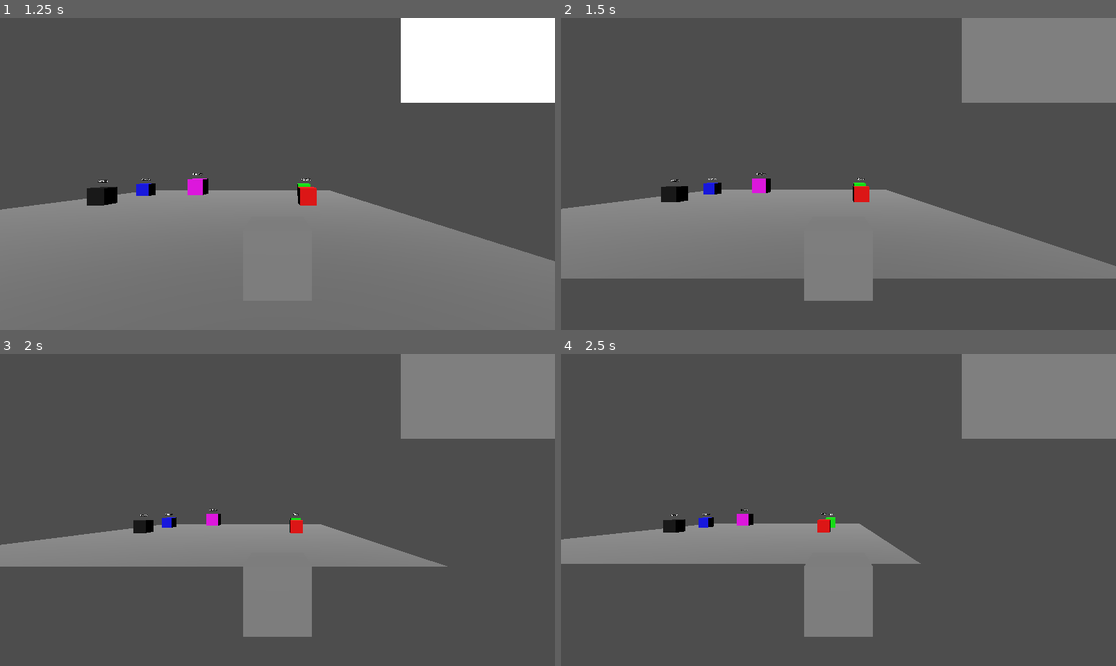
Above: before the commit, frames 1-4 (two rows, left to right).
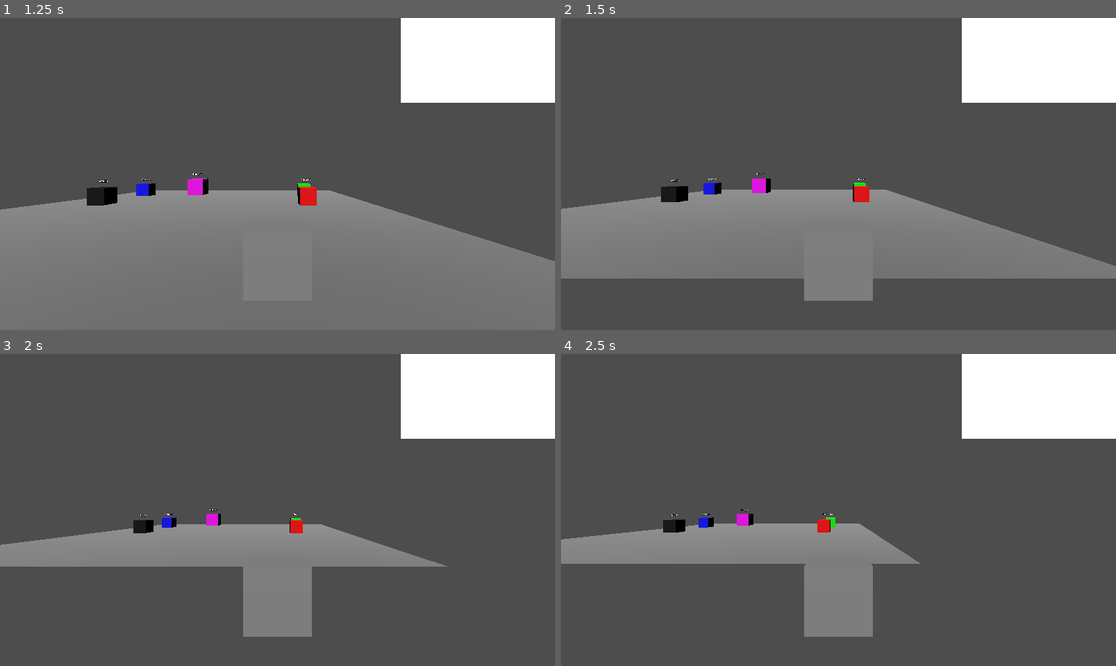
Above: after the commit, the same moments.

Repository: rvbatt/rule-based-godot
Game: Godot game, scene res://test_scenes/area_detection_and_distance/area3D_detection_and_distance_test.tscn
Two runs of this game, one before a commit and one after it. Both use one fixed random seed, a clock stepped at 60 frames per second and the inputs below. The project has no main scene, so this scene is started directly.
Inputs:
- Up to frame 1 (1.25 s): tap Enter at 0.5 s; hold Right (ui_right) from 0.53 s (still down); hold T (test_rule_based_system) from 0.53 s (still down)
- Up to frame 2 (1.5 s): release Right (ui_right) at 1.28 s; release T (test_rule_based_system) at 1.28 s; hold Down (ui_down) from 1.28 s (still down); tap T (test_rule_based_system) at 1.35 s
- Up to frame 3 (2 s): keep holding Down (ui_down)
- Up to frame 4 (2.5 s): release Down (ui_down) at 2.03 s; hold Right (ui_right) from 2.03 s (still down); hold T (test_rule_based_system) from 2.03 s (still down)

Frame 1 is identical in both runs. In frame 2, 7.5% of the frame differs, in the area x 72-100%, y 0-28%; in frame 3, 7.5%; in frame 4, 7.5%.

Commit message:
Improve and polish test scenes
- Change wildcard area2D to Metal Detector test
- Add label annotations
- Adjust details

Signed-off-by: Rodrigo Volpe Battistin <rv.battistin@usp.br>

Diff:
--- a/test_scenes/area_detection_and_distance/area3D_detection_and_distance_test.tscn
+++ b/test_scenes/area_detection_and_distance/area3D_detection_and_distance_test.tscn
@@ -120,7 +120,7 @@
 [sub_resource type="Resource" id="Resource_j45vj"]
 script = ExtResource("7_xoy6n")
 source_path = NodePath("../Colliders/GridMap")
-min_distance = 10.0
+min_distance = 15.0
 max_distance = inf
 tester_is_wildcard = false
 tester_path = NodePath("../MovableArea3D")
--- a/test_scenes/area_detection_and_distance/components/movable_area2D.gd
+++ b/test_scenes/area_detection_and_distance/components/movable_area2D.gd
@@ -17,5 +17,4 @@
 	print("Body entered: " + body.name)
 
 func set_brightness(distance):
-	print(16 - float(distance) * 15/600)
 	$PointLight2D.energy = 16 - 0.025 * float(distance)
--- a/test_scenes/boolean_and_strings/demorgan_string_test.tscn
+++ b/test_scenes/boolean_and_strings/demorgan_string_test.tscn
@@ -26,9 +26,9 @@
 string_value = "red"
 tester_is_wildcard = false
 tester_path = NodePath("../LineEdit")
+should_retrieve_data = false
 extraction_type = 0
 extraction_property = &"text"
-retrieval_should_retrieve = false
 
 [sub_resource type="Resource" id="Resource_fw0xt"]
 script = ExtResource("7_s5bpq")
@@ -39,9 +39,9 @@
 string_value = "yellow"
 tester_is_wildcard = false
 tester_path = NodePath("../LineEdit2")
+should_retrieve_data = false
 extraction_type = 0
 extraction_property = &"text"
-retrieval_should_retrieve = false
 
 [sub_resource type="Resource" id="Resource_dxdfs"]
 script = ExtResource("7_s5bpq")
--- a/test_scenes/boolean_and_strings/string_AND_string_test.tscn
+++ b/test_scenes/boolean_and_strings/string_AND_string_test.tscn
@@ -1,11 +1,10 @@
-[gd_scene load_steps=16 format=3 uid="uid://b1kanksyu6icj"]
+[gd_scene load_steps=13 format=3 uid="uid://b1kanksyu6icj"]
 
 [ext_resource type="Script" path="res://test_scenes/test_rule_based_system.gd" id="1_kjhnj"]
 [ext_resource type="Script" path="res://addons/rule_based_godot/system/rule_based_system.gd" id="2_xk6ot"]
 [ext_resource type="Script" path="res://addons/rule_based_godot/resources/arbiters/first_applicable_arbiter.gd" id="3_m8wly"]
 [ext_resource type="Script" path="res://addons/rule_based_godot/resources/actions/set_property_action.gd" id="4_y286a"]
 [ext_resource type="Script" path="res://addons/rule_based_godot/resources/matches/boolean/AND_match.gd" id="5_lta84"]
-[ext_resource type="Script" path="res://addons/rule_based_godot/resources/matches/atomic/string_match.gd" id="6_4huyy"]
 [ext_resource type="Script" path="res://addons/rule_based_godot/resources/rule.gd" id="7_tmnta"]
 [ext_resource type="Script" path="res://addons/rule_based_godot/resources/rule_list.gd" id="8_pldog"]
 
@@ -20,27 +19,9 @@
 agent_type = 0
 agent_path = NodePath("../ColorRect")
 
-[sub_resource type="Resource" id="Resource_lhcm4"]
-script = ExtResource("6_4huyy")
-string_value = "red"
-tester_is_wildcard = false
-tester_path = NodePath("../LineEdit")
-extraction_type = 0
-extraction_property = &"text"
-retrieval_should_retrieve = false
-
-[sub_resource type="Resource" id="Resource_6gk2f"]
-script = ExtResource("6_4huyy")
-string_value = "yellow"
-tester_is_wildcard = false
-tester_path = NodePath("../LineEdit2")
-extraction_type = 0
-extraction_property = &"text"
-retrieval_should_retrieve = false
-
 [sub_resource type="Resource" id="Resource_e1t5q"]
 script = ExtResource("5_lta84")
-subconditions = Array[Resource("res://addons/rule_based_godot/resources/matches/abstract_match.gd")]([SubResource("Resource_lhcm4"), SubResource("Resource_6gk2f")])
+subconditions = Array[Resource("res://addons/rule_based_godot/resources/matches/abstract_match.gd")]([])
 
 [sub_resource type="Resource" id="Resource_6gjpv"]
 script = ExtResource("7_tmnta")
--- a/test_scenes/boolean_and_strings/string_OR_string_test.tscn
+++ b/test_scenes/boolean_and_strings/string_OR_string_test.tscn
@@ -1,11 +1,10 @@
-[gd_scene load_steps=16 format=3 uid="uid://drcjdpshf2gbw"]
+[gd_scene load_steps=13 format=3 uid="uid://drcjdpshf2gbw"]
 
 [ext_resource type="Script" path="res://test_scenes/test_rule_based_system.gd" id="1_16e81"]
 [ext_resource type="Script" path="res://addons/rule_based_godot/system/rule_based_system.gd" id="2_nswr2"]
 [ext_resource type="Script" path="res://addons/rule_based_godot/resources/arbiters/first_applicable_arbiter.gd" id="3_fwqsd"]
 [ext_resource type="Script" path="res://addons/rule_based_godot/resources/actions/set_property_action.gd" id="4_xh355"]
 [ext_resource type="Script" path="res://addons/rule_based_godot/resources/matches/boolean/OR_match.gd" id="5_t5eq1"]
-[ext_resource type="Script" path="res://addons/rule_based_godot/resources/matches/atomic/string_match.gd" id="6_35hbm"]
 [ext_resource type="Script" path="res://addons/rule_based_godot/resources/rule.gd" id="7_beao0"]
 [ext_resource type="Script" path="res://addons/rule_based_godot/resources/rule_list.gd" id="8_h5vtr"]
 
@@ -20,27 +19,9 @@
 agent_type = 0
 agent_path = NodePath("../ColorRect")
 
-[sub_resource type="Resource" id="Resource_uw0s2"]
-script = ExtResource("6_35hbm")
-string_value = "black"
-tester_is_wildcard = false
-tester_path = NodePath("../LineEdit")
-should_retrieve_data = false
-extraction_type = 0
-extraction_property = &"text"
-
-[sub_resource type="Resource" id="Resource_jvkxl"]
-script = ExtResource("6_35hbm")
-string_value = "black"
-tester_is_wildcard = false
-tester_path = NodePath("../LineEdit2")
-should_retrieve_data = false
-extraction_type = 0
-extraction_property = &"text"
-
 [sub_resource type="Resource" id="Resource_eywxm"]
 script = ExtResource("5_t5eq1")
-subconditions = Array[Resource("res://addons/rule_based_godot/resources/matches/abstract_match.gd")]([SubResource("Resource_uw0s2"), SubResource("Resource_jvkxl")])
+subconditions = Array[Resource("res://addons/rule_based_godot/resources/matches/abstract_match.gd")]([])
 
 [sub_resource type="Resource" id="Resource_lakai"]
 script = ExtResource("7_beao0")
--- a/test_scenes/hierarchy_and_wildcard/components/button_tree.gd
+++ b/test_scenes/hierarchy_and_wildcard/components/button_tree.gd
@@ -1,4 +1,6 @@
 extends VBoxContainer
+
+signal changed(Button)
 
 @onready var a_button: Button = find_child("A", true)
 @onready var b_button: Button = find_child("B", true)
@@ -12,16 +14,18 @@
 		null:
 			_selected_button = a_button
 		a_button:
-			_selected_button = null
+			_deselect_all()
 		b_button:
 			if a_button.find_parent("B") == b_button:
 				a_button.reparent(b_button.get_parent())
 			b_button.reparent(a_button.get_child(0))
+			emit_signal("changed", a_button)
 			_deselect_all()
 		c_button:
 			if a_button.find_parent("C") == c_button:
 				a_button.reparent(c_button.get_parent())
 			c_button.reparent(a_button.get_child(0))
+			emit_signal("changed", a_button)
 			_deselect_all()
 
 func _on_b_pressed():
@@ -32,15 +36,17 @@
 			if b_button.find_parent("A") == a_button:
 				b_button.reparent(a_button.get_parent())
 			a_button.reparent(b_button.get_child(0))
+			emit_signal("changed", b_button)
 			_deselect_all()
 		null:
 			_selected_button = b_button
 		b_button:
-			_selected_button = null
+			_deselect_all()
 		c_button:
 			if b_button.find_parent("C") == c_button:
 				b_button.reparent(c_button.get_parent())
 			c_button.reparent(b_button.get_child(0))
+			emit_signal("changed", b_button)
 			_deselect_all()
 
 func _on_c_pressed():
@@ -51,16 +57,18 @@
 			if c_button.find_parent("A") == a_button:
 				c_button.reparent(a_button.get_parent())
 			a_button.reparent(c_button.get_child(0))
+			emit_signal("changed", c_button)
 			_deselect_all()
 		b_button:
 			if c_button.find_parent("B") == b_button:
 				c_button.reparent(b_button.get_parent())
 			b_button.reparent(c_button.get_child(0))
+			emit_signal("changed", c_button)
 			_deselect_all()
 		null:
 			_selected_button = c_button
 		c_button:
-			_selected_button = null
+			_deselect_all()
 
 func _deselect_all():
 	print("deselect")
--- a/test_scenes/hierarchy_and_wildcard/hierarchy_test.tscn
+++ b/test_scenes/hierarchy_and_wildcard/hierarchy_test.tscn
@@ -162,6 +162,18 @@
 anchor_bottom = 1.0
 offset_top = 3.0
 offset_right = 40.0
+offset_bottom = 85.0
+grow_horizontal = 0
+grow_vertical = 0
+
+[node name="Root@A@AChildren@B@BChildren@C@CChildren" type="VBoxContainer" parent="."]
+anchors_preset = 3
+anchor_left = 1.0
+anchor_top = 1.0
+anchor_right = 1.0
+anchor_bottom = 1.0
+offset_top = 3.0
+offset_right = 40.0
 offset_bottom = 98.0
 grow_horizontal = 0
 grow_vertical = 0
@@ -221,6 +233,7 @@
 points = PackedVector2Array(0, 0, 0, 50, 20, 50)
 width = 2.0
 
+[connection signal="changed" from="Root" to="." method="run_tests"]
 [connection signal="pressed" from="Root/A" to="Root" method="_on_a_pressed"]
 [connection signal="pressed" from="Root/A/AChildren/B" to="Root" method="_on_b_pressed"]
 [connection signal="pressed" from="Root/A/AChildren/B/BChildren/C" to="Root" method="_on_c_pressed"]
--- a/test_scenes/hierarchy_and_wildcard/wildcard_string.tscn
+++ b/test_scenes/hierarchy_and_wildcard/wildcard_string.tscn
@@ -20,32 +20,32 @@
 "string": "Wildcard"
 }
 agent_type = 2
-agent_identifier = &"wild"
+agent_identifier = &"multiple"
 
-[sub_resource type="Resource" id="Resource_k1xwb"]
+[sub_resource type="Resource" id="Resource_igie8"]
 script = ExtResource("6_77s5q")
 min_value = 5.0
 max_value = 10.0
 tester_is_wildcard = true
 tester_search_groups = Array[StringName]([])
-tester_identifier = &"wild"
+tester_identifier = &"multiple"
 should_retrieve_data = false
 extraction_type = 0
 extraction_property = &"number"
 
-[sub_resource type="Resource" id="Resource_xjwiw"]
+[sub_resource type="Resource" id="Resource_610gk"]
 script = ExtResource("7_wdlw0")
 string_value = "yes"
 tester_is_wildcard = true
 tester_search_groups = Array[StringName]([])
-tester_identifier = &"wild"
+tester_identifier = &"multiple"
 should_retrieve_data = false
 extraction_type = 0
 extraction_property = &"string"
 
 [sub_resource type="Resource" id="Resource_a5nbq"]
 script = ExtResource("5_2y1gw")
-subconditions = Array[Resource("res://addons/rule_based_godot/resources/matches/abstract_match.gd")]([SubResource("Resource_k1xwb"), SubResource("Resource_xjwiw")])
+subconditions = Array[Resource("res://addons/rule_based_godot/resources/matches/abstract_match.gd")]([SubResource("Resource_igie8"), SubResource("Resource_610gk")])
 
 [sub_resource type="Resource" id="Resource_q8xxh"]
 script = ExtResource("8_r5rat")
--- a/test_scenes/test_rule_based_system.gd
+++ b/test_scenes/test_rule_based_system.gd
@@ -7,7 +7,7 @@
 		$RuleBasedSystem.connect("test_signal", test_signal)
 		_connected = true
 
-func run_tests(_argument):
+func run_tests(_argument = null):
 	$RuleBasedSystem.iterate()
 
 func test_signal(_arg):
Binary file added: 2d_lights_and_shadows_neutral_point_light.webp
Not shown, added: 2d_lights_and_shadows_neutral_point_light.webp.import
Not shown: 1 places in test_scenes/area_detection_and_distance/area3D_detection_and_distance_test.tscn that only renumber resources
Not shown: 2 places in test_scenes/area_detection_and_distance/components/mesh_library.tres that only renumber resources
